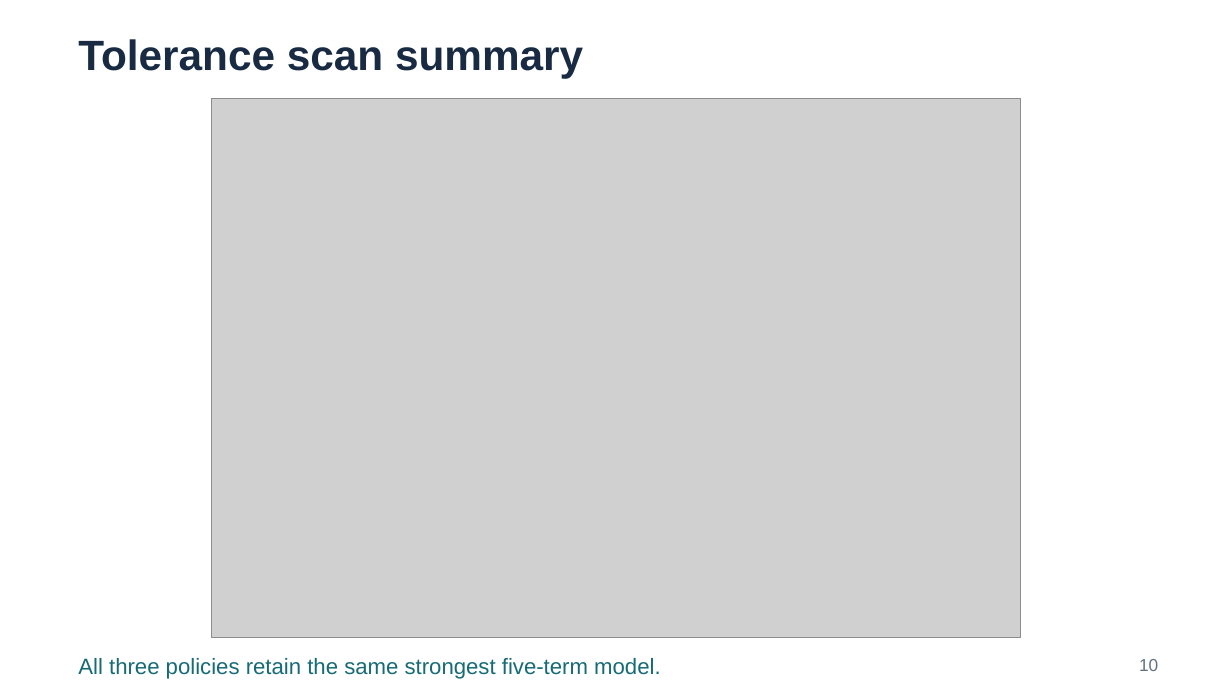
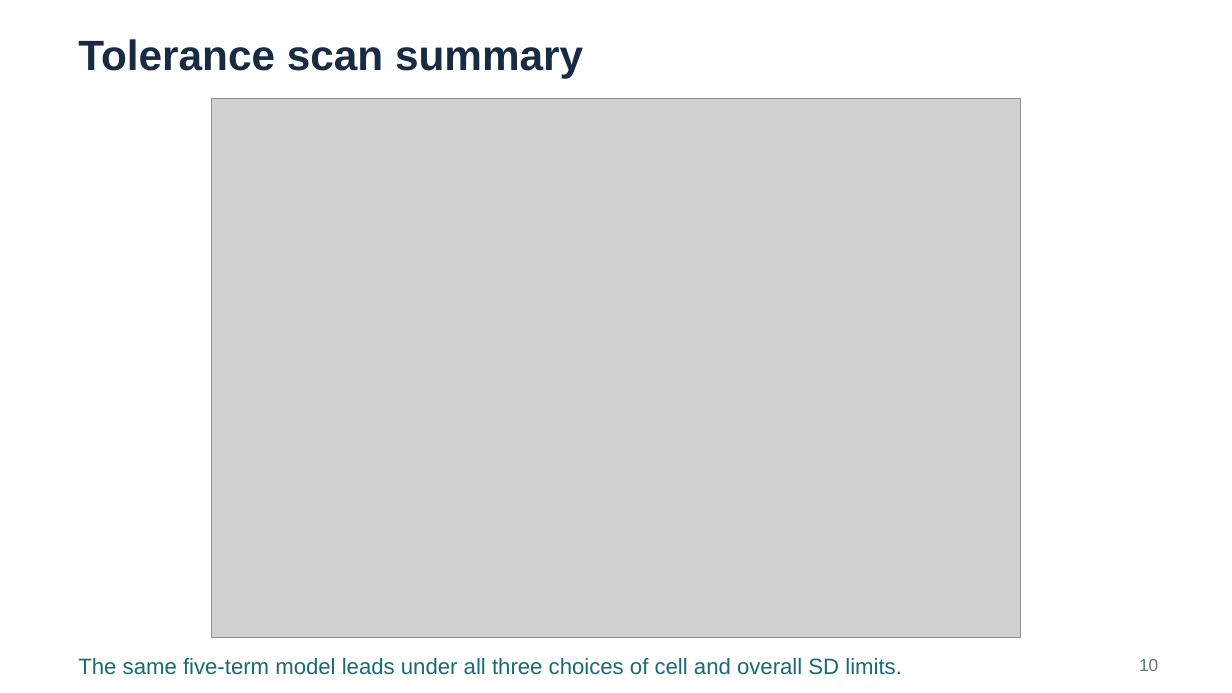
Before and after one commit to cploen/xtar_refit_hms, a slide deck: slide 10 of slides/xtar_study_summary.pptx. Drawn at 1232x693 pixels with LibreOffice and Linux fonts; fonts in the diff are those of the drawing; grey boxes stand for pictures. Boxes give left, top, right and bottom in pixels: in the first picture for what was removed or moved away, otherwise in the second. Text is boxed around its words. In the diff, an @@ line names an element or a change of style, - is before the commit and + after.

Commit message:
Clarify xtar study slide wording

```diff
--- a/slides/xtar_study_summary.pptx
+++ b/slides/xtar_study_summary.pptx
@@ text at box(78, 658, 902, 675): text changed @@
-All three policies retain the same strongest five-term model.
+The same five-term model leads under all three choices of cell and overall SD limits.
```
Also in this commit, not shown: 3 other slides changed, 2 other files.
